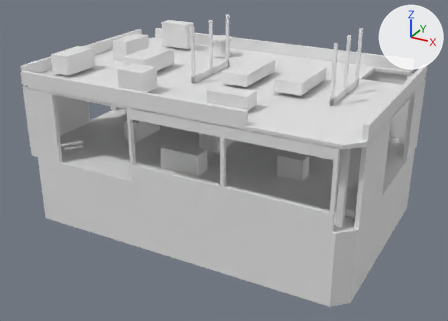
The OBJ model cloudbreak-array-r4/assets/tower-b-2-col.obj: old version first, new version second.
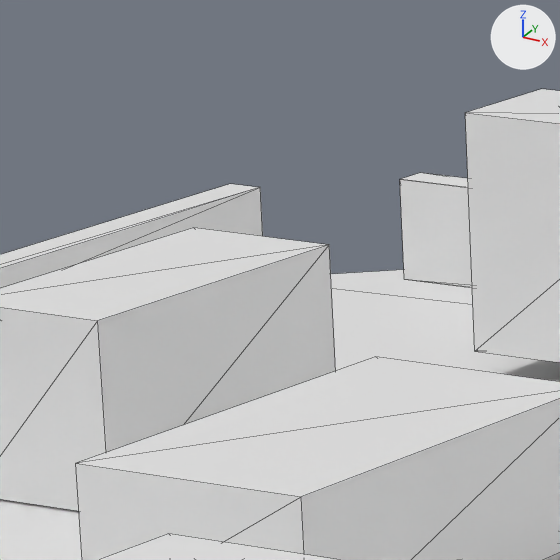
The first picture shows the older version from a camera (50 mm lens) standing at (12.35, -22.51, 10.57) and looking at (0.31, -0.61, -0.37). The close-ups show the older and then the newer version on the part from 26% to 38% of the width and 4% to 21% of the height of that picture. Only the edits that show in the close-ups are written down. Arrows for +X, +Y and +Z are at upper right; the lights stay in place. The close-ups show mesh edges as thin lines. Where no turn or scale is listed for an object, it has been applied to the vertices.

Names of what the first close-up shows: 'Part030', 'Part034', 'Part035', 'Part053', 'Part055', 'Part056', 'Part061'.
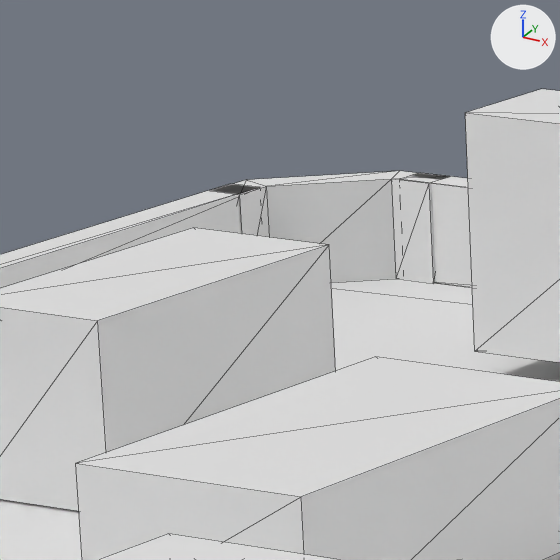
Boxes [x1, y1, x2, y2] around the edits, measured in the close-ups (560 x 560 px):
'Part078', added
    after: [248, 171, 399, 283]
'Part077', added
    after: [392, 171, 448, 283]
'Part079', added
    after: [211, 180, 270, 237]

What changed in the scene script:
```text
Add me_part079:
    me_part079.from_pydata([(-7.487, 4.317, 3.2), (-7.487, 4.003, 3.2), (-7.299, 4.003, 3.2), (-7.299, 4.239, 3.2), (-7.487, 4.317, 3.72), (-7.487, 4.003, 3.72), (-7.299, 4.003, 3.72), (-7.299, 4.239, 3.72)], [], [(2, 1, 0), (5, 6, 4), (3, 2, 0), (6, 7, 4), (5, 4, 0), (1, 5, 0), (6, 5, 1), (2, 6, 1), (7, 6, 2), (3, 7, 2), (4, 7, 3), (0, 4, 3)])
Add me_part078:
    me_part078.from_pydata([(-6.917, 4.887, 3.2), (-7.487, 4.317, 3.2), (-7.299, 4.239, 3.2), (-6.839, 4.699, 3.2), (-6.917, 4.887, 3.72), (-7.487, 4.317, 3.72), (-7.299, 4.239, 3.72), (-6.839, 4.699, 3.72)], [], [(2, 1, 0), (5, 6, 4), (3, 2, 0), (6, 7, 4), (5, 4, 0), (1, 5, 0), (6, 5, 1), (2, 6, 1), (7, 6, 2), (3, 7, 2), (4, 7, 3), (0, 4, 3)])
Add me_part077:
    me_part077.from_pydata([(-6.602, 4.887, 3.2), (-6.917, 4.887, 3.2), (-6.839, 4.699, 3.2), (-6.602, 4.699, 3.2), (-6.602, 4.887, 3.72), (-6.917, 4.887, 3.72), (-6.839, 4.699, 3.72), (-6.602, 4.699, 3.72)], [], [(2, 1, 0), (5, 6, 4), (3, 2, 0), (6, 7, 4), (5, 4, 0), (1, 5, 0), (6, 5, 1), (2, 6, 1), (7, 6, 2), (3, 7, 2), (4, 7, 3), (0, 4, 3)])
Add ob_part079:
    ob_part079 = bpy.data.objects.new('Part079', me_part079)
    ob_part079.location = (0.0, 0.0, 0.0)
Add ob_part078:
    ob_part078 = bpy.data.objects.new('Part078', me_part078)
    ob_part078.location = (0.0, 0.0, 0.0)
Add ob_part077:
    ob_part077 = bpy.data.objects.new('Part077', me_part077)
    ob_part077.location = (0.0, 0.0, 0.0)
```
